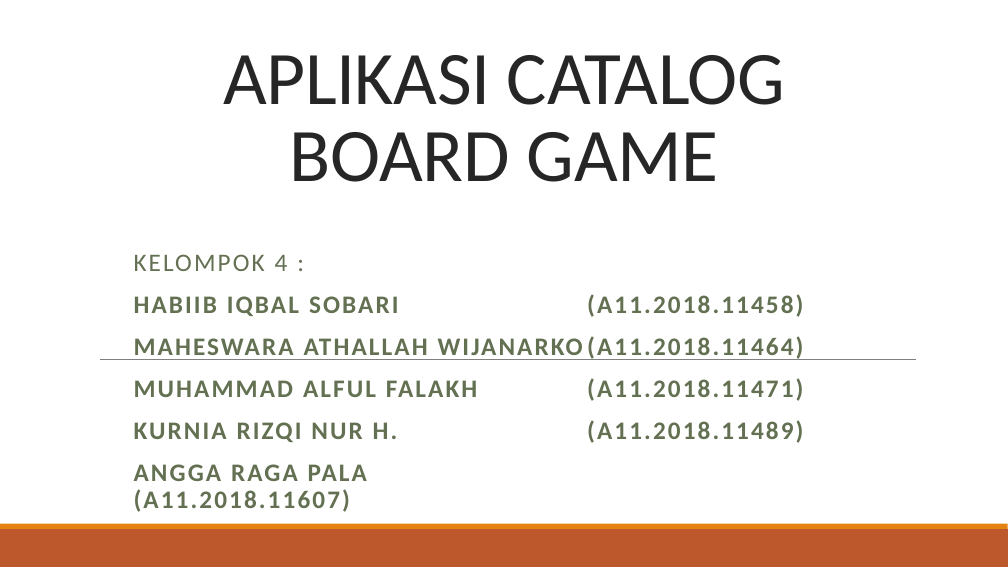
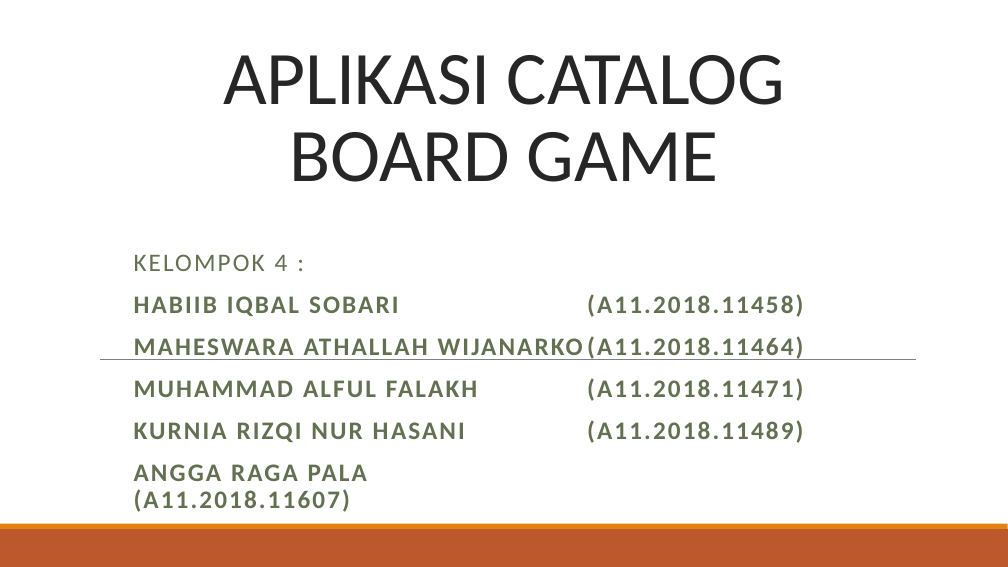
Before and after one commit to MaheswaraAW/-PPL4611, a slide deck: slide 1 of Aplikasi Catalog Board Game.pptx. Drawn at 1008x567 pixels with LibreOffice and Linux fonts; fonts in the diff are those of the drawing. Boxes give left, top, right and bottom in pixels: in the first picture for what was removed or moved away, otherwise in the second. Text is boxed around its words. In the diff, an @@ line names an element or a change of style, - is before the commit and + after.

```diff
--- a/Aplikasi Catalog Board Game.pptx
+++ b/Aplikasi Catalog Board Game.pptx
@@ subtitle at (x1=134, y1=420, x2=803, y2=443): text changed @@
-KURNIA RIZQI NUR H. (A11.2018.11489)
+KURNIA RIZQI NUR HASANI (A11.2018.11489)
```
